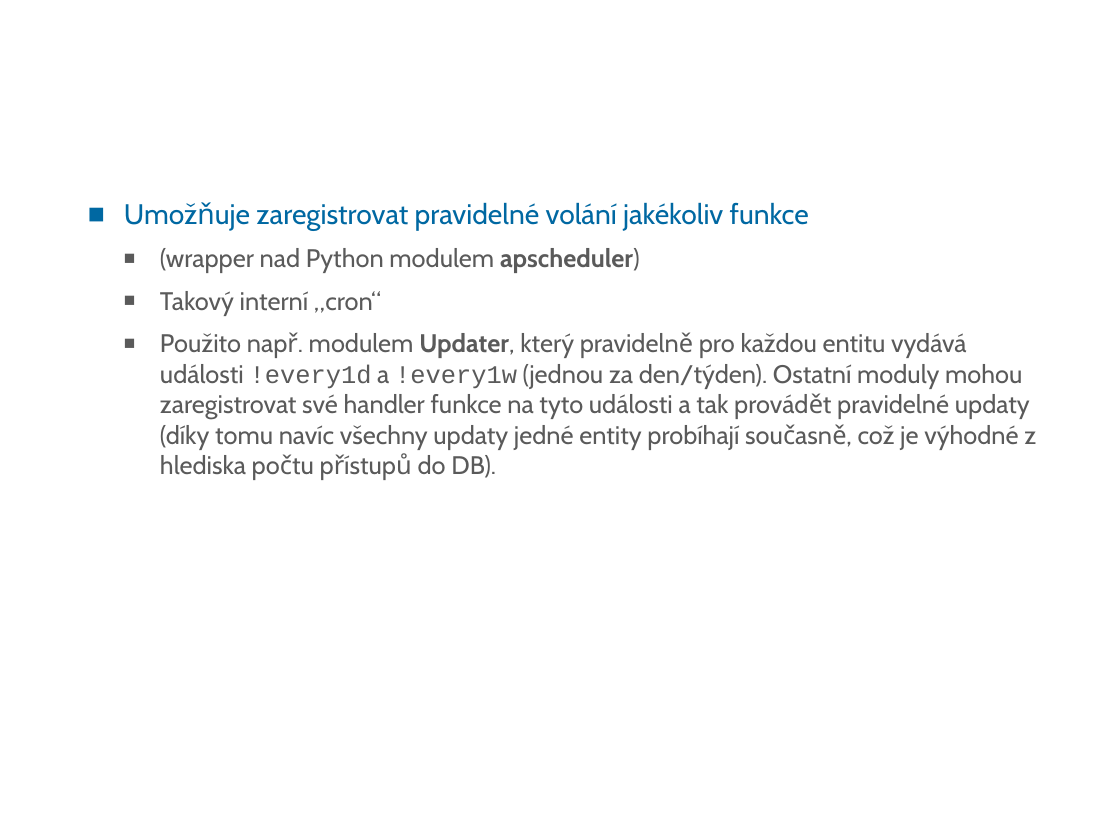
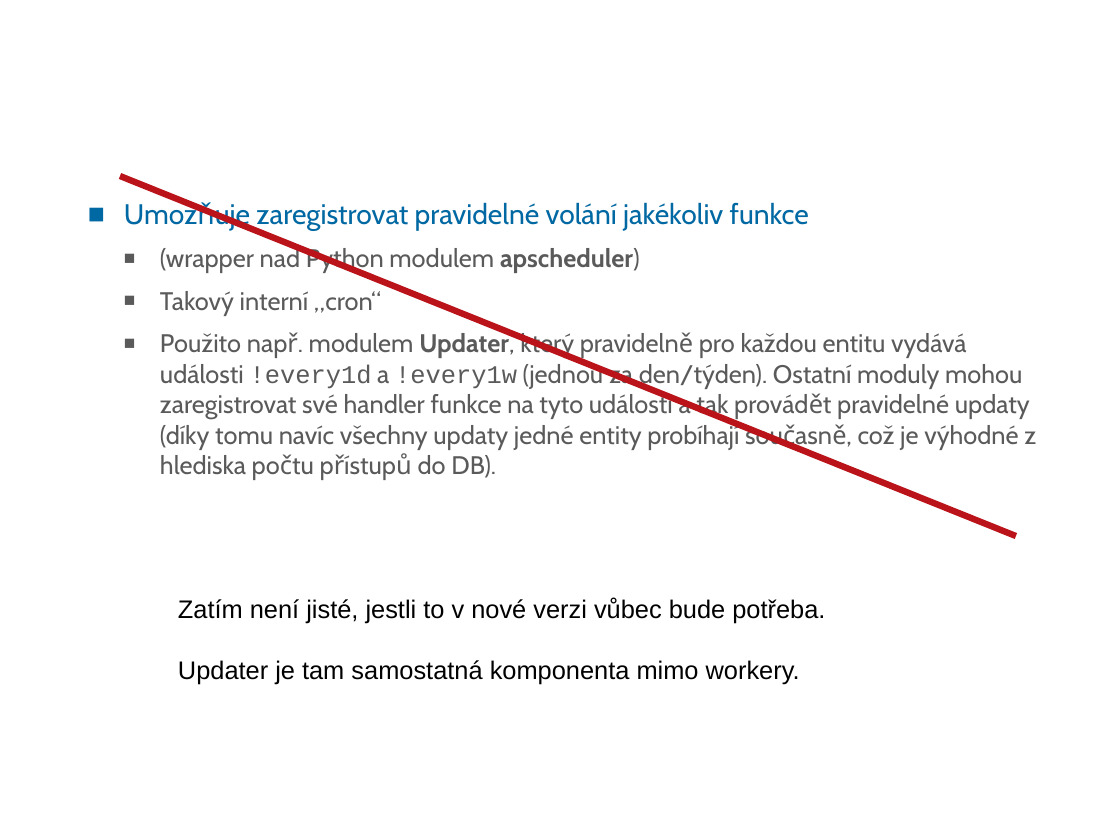
Before and after one commit to CESNET/NERD, a slide deck: slide 28 of doc/NERD_intro_for_developers_(CZ).odp (slide 21 before the commit). Drawn at 1120x840 pixels with LibreOffice and Linux fonts; fonts in the diff are those of the drawing; background and template pictures are left out. Boxes give left, top, right and bottom in pixels: in the first picture for what was removed or moved away, otherwise in the second. Text is boxed around its words. In the diff, an @@ line names an element or a change of style, - is before the commit and + after.

```diff
--- a/doc/NERD_intro_for_developers_(CZ).odp
+++ b/doc/NERD_intro_for_developers_(CZ).odp
@@ line added from (120, 176) to (1016, 537), #BA131A 4.51 pt @@
@@ text added at <box>178,598,825,685</box>, 18 pt, text #000000 @@
+Zatím není jisté, jestli to v nové verzi vůbec bude potřeba.
+Updater je tam samostatná komponenta mimo workery.
```
Also in this commit, not shown: 11 other slides changed, 11 slides added, 10 slides removed, 1 other file.
